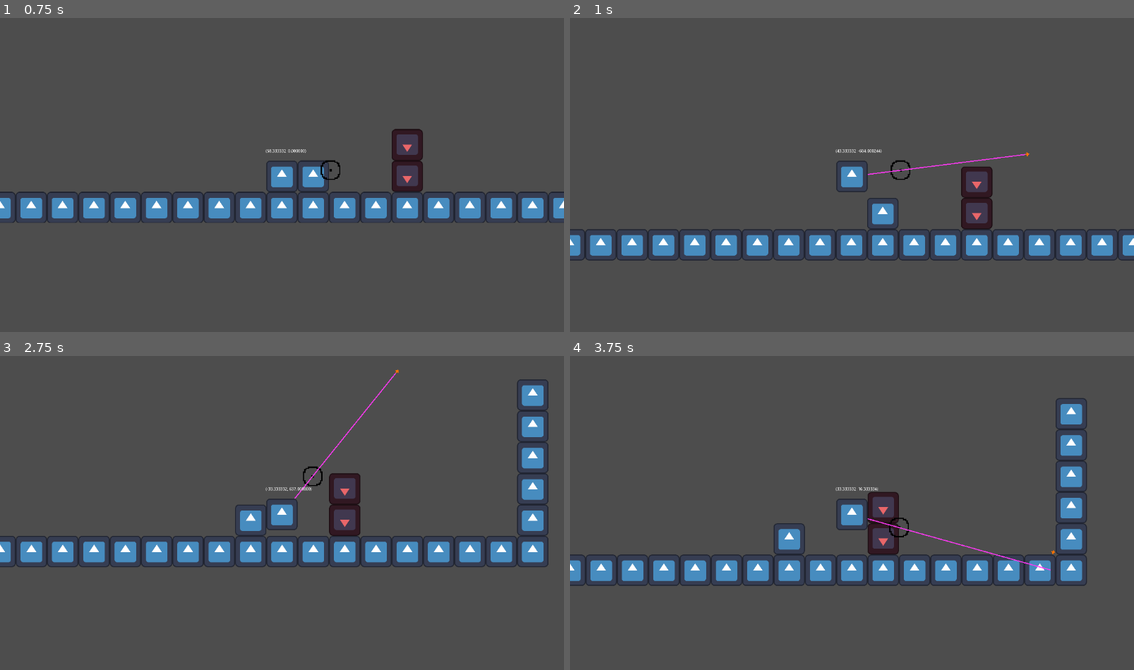
Above: before the commit, frames 1-4 (two rows, left to right).
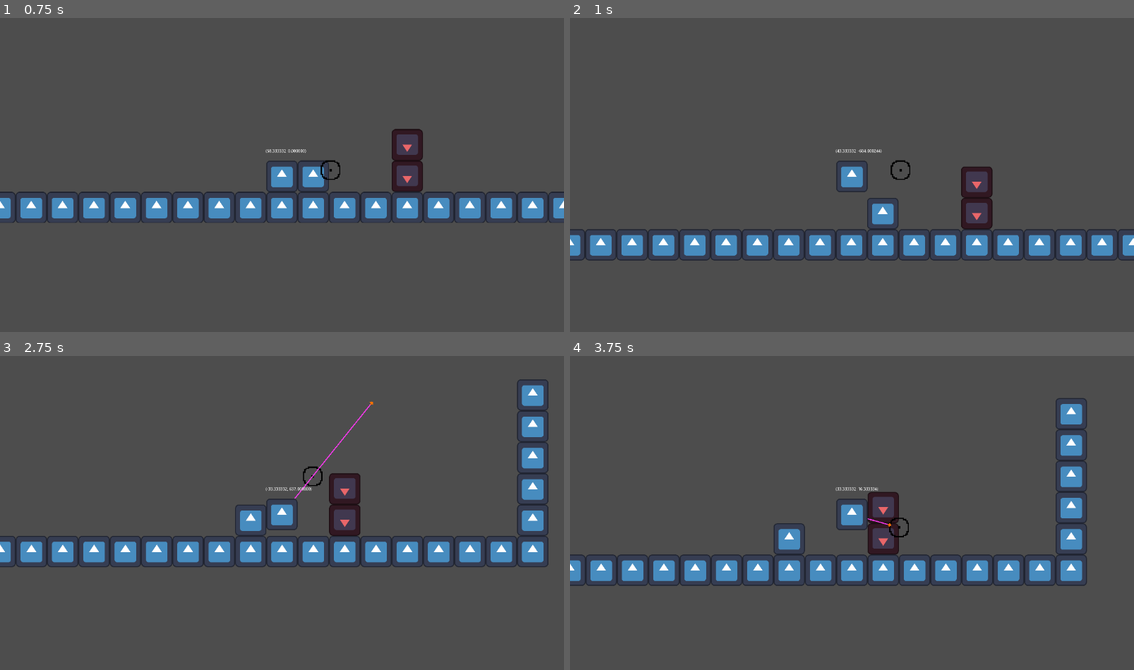
Above: after the commit, the same moments.

Repository: CWmain/ParryPlatformer
Game: Godot game, scene res://levels/test_level.tscn
The game is run twice, just before and just after one commit, with the same random seed, the same clock (stepped at 60 frames per second) and the same inputs. The engine's default icon, where the game draws it, is replaced by a stand-in: a white triangle on a blue panel in a dark square.
Inputs (mouse positions are in pixels of both pictures, inside the frame that each line leads up to):
- Up to frame 1 (0.75 s): tap Enter at 0.5 s; move the mouse to (406, 159) at 0.52 s; hold Right (right) from 0.53 s (still down); hold Right mouse button (grapple) from 0.53 s (still down)
- Up to frame 2 (1 s): keep holding Right (right); keep holding Right mouse button (grapple); tap W (jump) at 0.77 s
- Up to frame 3 (2.75 s): move the mouse to (169, 528) at 1.27 s; release Right mouse button (grapple) at 1.28 s; right-click (169, 528) at 1.35 s; tap W (jump) at 1.52 s; move the mouse to (338, 443) at 2.02 s; release Right (right) at 2.03 s; hold A (left) from 2.03 s (still down); hold Right mouse button (grapple) from 2.03 s (still down)
- Up to frame 4 (3.75 s): move the mouse to (823, 578) at 2.77 s; release A (left) at 2.78 s; release Right mouse button (grapple) at 2.78 s; hold Right (right) from 2.78 s (still down); right-click (823, 578) at 2.85 s; tap W (jump) at 3.02 s; move the mouse to (1021, 563) at 3.52 s; hold Right mouse button (grapple) from 3.53 s (still down)

Frame 1 is identical in both runs. In frame 2, 0.1% of the frame differs, in the area x 52-82%, y 42-51%; in frame 3, less than 0.1%; in frame 4, 0.1%, in the area x 56-86%, y 53-69%.

Commit message:
Have the hook behaviouring in a good way, just need to add grapple points / phys objects to implement to pull to and go to functionality

Diff:
--- a/objects/grapple_hook.tscn
+++ b/objects/grapple_hook.tscn
@@ -24,6 +24,10 @@
 texture = ExtResource("3_v8wnh")
 stretch_mode = 1
 
+[node name="GrappleCooldown" type="Timer" parent="."]
+wait_time = 0.5
+one_shot = true
+
 [node name="GrappleTip" type="CharacterBody2D" parent="."]
 collision_layer = 0
 collision_mask = 4
@@ -36,3 +40,5 @@
 texture = ExtResource("4_fqinw")
 centered = false
 offset = Vector2(-8, -8)
+
+[connection signal="timeout" from="GrappleCooldown" to="." method="_on_grapple_cooldown_timeout"]
--- a/scripts/GrappleHook.gd
+++ b/scripts/GrappleHook.gd
@@ -7,13 +7,18 @@
 @onready var _cross_hair = $CrossHair
 
 @onready var _rope = $Rope
+@onready var grapple_cooldown = $GrappleCooldown
 
 var isGrappling: bool = false
 var grappleOut: bool = false
+
 var _mouse_pos_normal: Vector2 = Vector2(1,0)
 var _grapple_normal: Vector2 = Vector2(1,0)
 
 @onready var _grapple_tip = $GrappleTip
+
+func _ready():
+	grapple_cooldown.stop()
 
 func _process(_delta):
 	_mouse_pos_normal = get_local_mouse_position().normalized()
@@ -23,41 +28,50 @@
 	#print("Rope Size: ", _rope.size.y)
 	var distance_to_tip = _rope.position.distance_to(_grapple_tip.position)
 	if _rope.size.y != distance_to_tip:
-		_rope.rotation = _grapple_tip.rotation + PI
+		_rope.rotation = _rope.position.angle_to(_grapple_tip.position) + PI/2
 		_rope.size.y = distance_to_tip
 
 func _physics_process(_delta):
-
 	if isGrappling:
 		if _grapple_tip.position.distance_to(Vector2(0,0)) < _grapple_length:
 
 			grappleOut = true
 			_grapple_tip.velocity = _grapple_normal * _grapple_rope_speed
-			_grapple_tip.move_and_slide()
+			if _grapple_tip.move_and_collide(_grapple_tip.velocity * _delta):
+				print("Collision")
+				release_grapple()
 
-		if _grapple_tip.is_on_floor():
-			isGrappling = false
 		# Reached max length
 		if _grapple_tip.position.distance_to(Vector2(0,0)) >= _grapple_length:
 			_grapple_tip.position = _grapple_normal*_grapple_length
-			isGrappling = false
+			release_grapple()
 
 	else:
 		if _grapple_tip.position.distance_to(Vector2(0,0)) > 50:
-			_grapple_tip.velocity = _grapple_normal * -_grapple_rope_speed
-			_grapple_tip.move_and_slide()
+			#_grapple_tip.rotation = _grapple_tip.position.angle_to(to_local(Vector2(0,0))) - PI/4
+			_grapple_tip.velocity = _grapple_tip.position.normalized() * -_grapple_rope_speed
+			_grapple_tip.move_and_collide(_grapple_tip.velocity * _delta)
 		else:
 			_grapple_tip.position = Vector2(0,0)
-			grappleOut = false
+			if grapple_cooldown.is_stopped():
+				grapple_cooldown.start()
 
 
 func shoot_grapple():
 	if !grappleOut:
-		_grapple_tip.rotation = _cross_hair.position.angle() + PI/2
+		_grapple_tip.collision_mask = 4
+		_grapple_tip.rotation = _cross_hair.position.angle() + PI / 2
 		#Update shoot direction
 		_grapple_normal = _mouse_pos_normal.normalized()
 		#Toggle is grappling
 		isGrappling = true
 
 func release_grapple():
+	#_grapple_tip.rotation = _grapple_tip.position.angle_to(Vector2(0,0)) + PI/2
 	isGrappling = false
+	_grapple_tip.collision_mask = 0
+
+
+
+func _on_grapple_cooldown_timeout():
+	grappleOut = false
